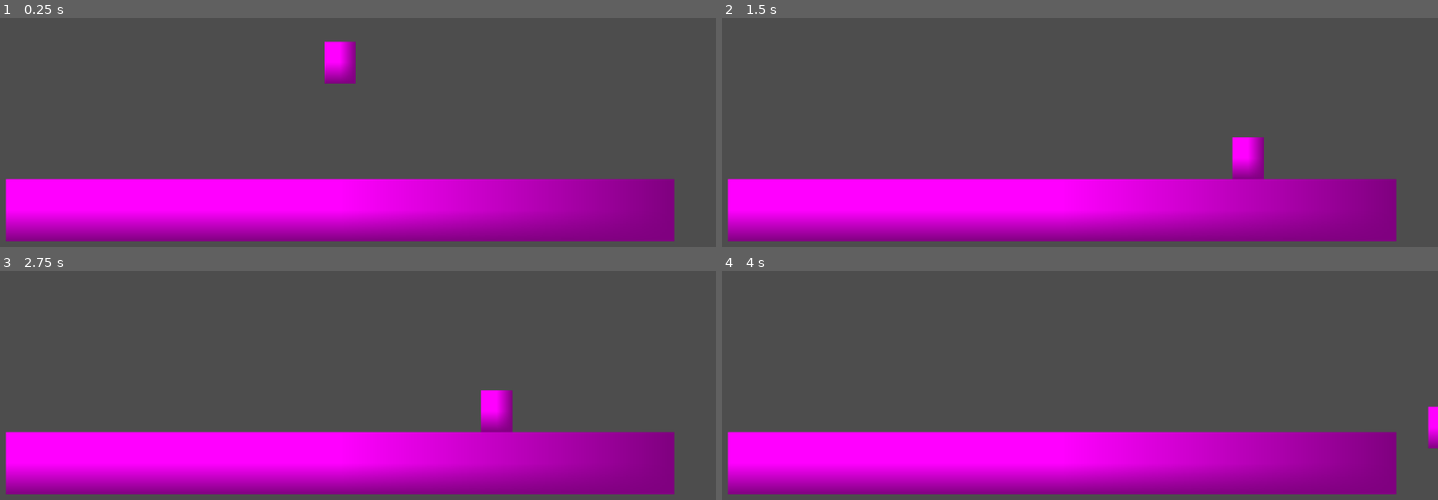
Above: before the commit, frames 1-4 (two rows, left to right).
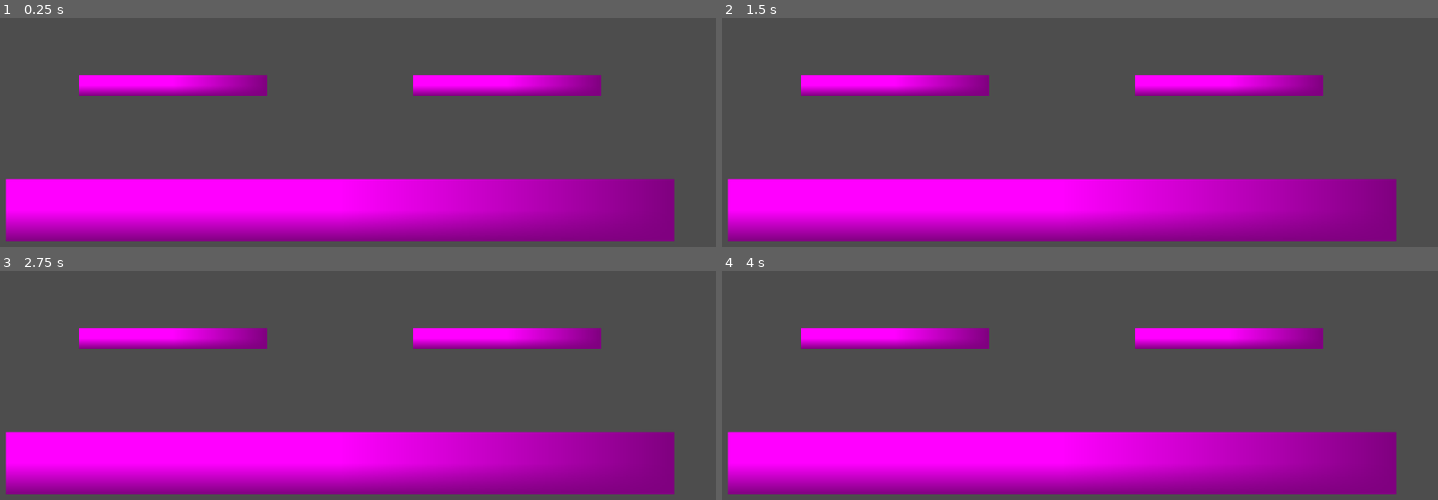
Above: after the commit, the same moments.

Repository: ima-cow/Fighting-game-adv-comp-sci
Game: Godot game, scene res://scenes/ninja_gardens.tscn
Two runs of this game, one before a commit and one after it. Both use one fixed random seed, a clock stepped at 60 frames per second and the inputs below.
Inputs:
- Up to frame 1 (0.25 s): no input
- Up to frame 2 (1.5 s): tap Enter (ui_accept) at 0.5, 0.6 s; hold Right (ui_right) from 0.53 s (still down); tap Space (jump, bound only after the commit) at 0.77, 0.8, 1.07, 1.35 s
- Up to frame 3 (2.75 s): tap Space (jump, bound only after the commit) at 1.52, 1.82, 2.3 s; tap Enter (ui_accept) at 1.55, 2.1 s; release Right (ui_right) at 2.03 s; hold Left (ui_left) from 2.03 s (still down)
- Up to frame 4 (4 s): release Left (ui_left) at 2.78 s; hold Right (ui_right) from 2.78 s (still down); tap Enter (ui_accept) at 2.85 s; tap Space (jump, bound only after the commit) at 3.02, 3.32, 3.6, 3.77 s

The runs differ from the first frame. In frame 1, 5.5% of the frame differs, in the area x 11-84%, y 10-35%; in frame 2, 5.6%; in frame 3, 5.6%, in the area x 11-84%, y 25-71%; in frame 4, 5.0%.

Commit message:
worked on movemnent and dying

Diff:
--- a/project.godot
+++ b/project.godot
@@ -14,3 +14,28 @@
 run/main_scene="uid://djh5dkaqq22v"
 config/features=PackedStringArray("4.4")
 config/icon="res://icon.svg"
+
+[input]
+
+move_left={
+"deadzone": 0.2,
+"events": [Object(InputEventKey,"resource_local_to_scene":false,"resource_name":"","device":-1,"window_id":0,"alt_pressed":false,"shift_pressed":false,"ctrl_pressed":false,"meta_pressed":false,"pressed":false,"keycode":0,"physical_keycode":65,"key_label":0,"unicode":97,"location":0,"echo":false,"script":null)
+, Object(InputEventJoypadMotion,"resource_local_to_scene":false,"resource_name":"","device":-1,"axis":0,"axis_value":-1.0,"script":null)
+]
+}
+"move_right "={
+"deadzone": 0.2,
+"events": [Object(InputEventKey,"resource_local_to_scene":false,"resource_name":"","device":-1,"window_id":0,"alt_pressed":false,"shift_pressed":false,"ctrl_pressed":false,"meta_pressed":false,"pressed":false,"keycode":0,"physical_keycode":68,"key_label":0,"unicode":100,"location":0,"echo":false,"script":null)
+, Object(InputEventJoypadMotion,"resource_local_to_scene":false,"resource_name":"","device":-1,"axis":0,"axis_value":1.0,"script":null)
+]
+}
+jump={
+"deadzone": 0.2,
+"events": [Object(InputEventKey,"resource_local_to_scene":false,"resource_name":"","device":0,"window_id":0,"alt_pressed":false,"shift_pressed":false,"ctrl_pressed":false,"meta_pressed":false,"pressed":false,"keycode":0,"physical_keycode":32,"key_label":0,"unicode":0,"location":0,"echo":false,"script":null)
+, Object(InputEventJoypadButton,"resource_local_to_scene":false,"resource_name":"","device":-1,"button_index":2,"pressure":0.0,"pressed":false,"script":null)
+]
+}
+
+[physics]
+
+2d/default_gravity=1960.0
--- a/scenes/ninja_gardens.tscn
+++ b/scenes/ninja_gardens.tscn
@@ -1,11 +1,14 @@
-[gd_scene load_steps=4 format=3 uid="uid://djh5dkaqq22v"]
+[gd_scene load_steps=5 format=3 uid="uid://djh5dkaqq22v"]
 
-[ext_resource type="PackedScene" uid="uid://dmslc11hhyyu" path="res://scenes/ninja.tscn" id="1_k366a"]
+[sub_resource type="PlaceholderTexture2D" id="PlaceholderTexture2D_k366a"]
 
 [sub_resource type="RectangleShape2D" id="RectangleShape2D_2ugxj"]
 size = Vector2(1024, 160)
 
-[sub_resource type="PlaceholderTexture2D" id="PlaceholderTexture2D_k366a"]
+[sub_resource type="PlaceholderTexture2D" id="PlaceholderTexture2D_78yxw"]
+
+[sub_resource type="RectangleShape2D" id="RectangleShape2D_psigm"]
+size = Vector2(288, 26)
 
 [node name="Ninja Gardens" type="Node2D"]
 
@@ -14,18 +17,37 @@
 [node name="Floor" type="StaticBody2D" parent="."]
 position = Vector2(0, 256)
 
-[node name="CollisionShape2D" type="CollisionShape2D" parent="Floor"]
-position = Vector2(0, 32)
-shape = SubResource("RectangleShape2D_2ugxj")
-
 [node name="Sprite2D" type="Sprite2D" parent="Floor"]
 position = Vector2(9.53674e-06, -7.62939e-06)
 scale = Vector2(1024, 96)
 texture = SubResource("PlaceholderTexture2D_k366a")
 
-[node name="Ninja" parent="." instance=ExtResource("1_k366a")]
+[node name="CollisionShape2D" type="CollisionShape2D" parent="Floor"]
+position = Vector2(0, 32)
+shape = SubResource("RectangleShape2D_2ugxj")
 
-[node name="StaticBody2D" type="StaticBody2D" parent="."]
-position = Vector2(256, 0)
+[node name="Platform" type="StaticBody2D" parent="."]
+position = Vector2(256, 64)
 
-[node name="CollisionShape2D" type="CollisionShape2D" parent="StaticBody2D"]
+[node name="Sprite2D" type="Sprite2D" parent="Platform"]
+position = Vector2(7.62939e-06, -4.76837e-07)
+scale = Vector2(288, 32)
+texture = SubResource("PlaceholderTexture2D_78yxw")
+
+[node name="CollisionShape2D" type="CollisionShape2D" parent="Platform"]
+shape = SubResource("RectangleShape2D_psigm")
+one_way_collision = true
+
+[node name="Platform2" type="StaticBody2D" parent="."]
+position = Vector2(-256, 64)
+
+[node name="Sprite2D" type="Sprite2D" parent="Platform2"]
+position = Vector2(7.62939e-06, -4.76837e-07)
+scale = Vector2(288, 32)
+texture = SubResource("PlaceholderTexture2D_78yxw")
+
+[node name="CollisionShape2D" type="CollisionShape2D" parent="Platform2"]
+shape = SubResource("RectangleShape2D_psigm")
+one_way_collision = true
+
+[node name="Kill Zone" type="Area2D" parent="."]
--- /dev/null
+++ b/scripts/ninja.gd
@@ -0,0 +1,4 @@
+extends CharacterBody2D
+
+@export var speed: int
+@export var health: int
--- a/scripts/player_movement.gd
+++ b/scripts/player_movement.gd
@@ -1,8 +1,8 @@
 extends CharacterBody2D
 
 
-const SPEED = 300.0
-const JUMP_VELOCITY = -400.0
+const SPEED = 400
+const JUMP_VELOCITY = -800.0
 
 
 func _physics_process(delta: float) -> void:
@@ -11,12 +11,12 @@
 		velocity += get_gravity() * delta
 
 	# Handle jump.
-	if Input.is_action_just_pressed("ui_accept") and is_on_floor():
+	if Input.is_action_just_pressed("jump") and is_on_floor():
 		velocity.y = JUMP_VELOCITY
 
 	# Get the input direction and handle the movement/deceleration.
 	# As good practice, you should replace UI actions with custom gameplay actions.
-	var direction := Input.get_axis("ui_left", "ui_right")
+	var direction := Input.get_axis("move_left", "move_right ")
 	if direction:
 		velocity.x = direction * SPEED
 	else:
Not shown, added: scripts/ninja.gd.uid
